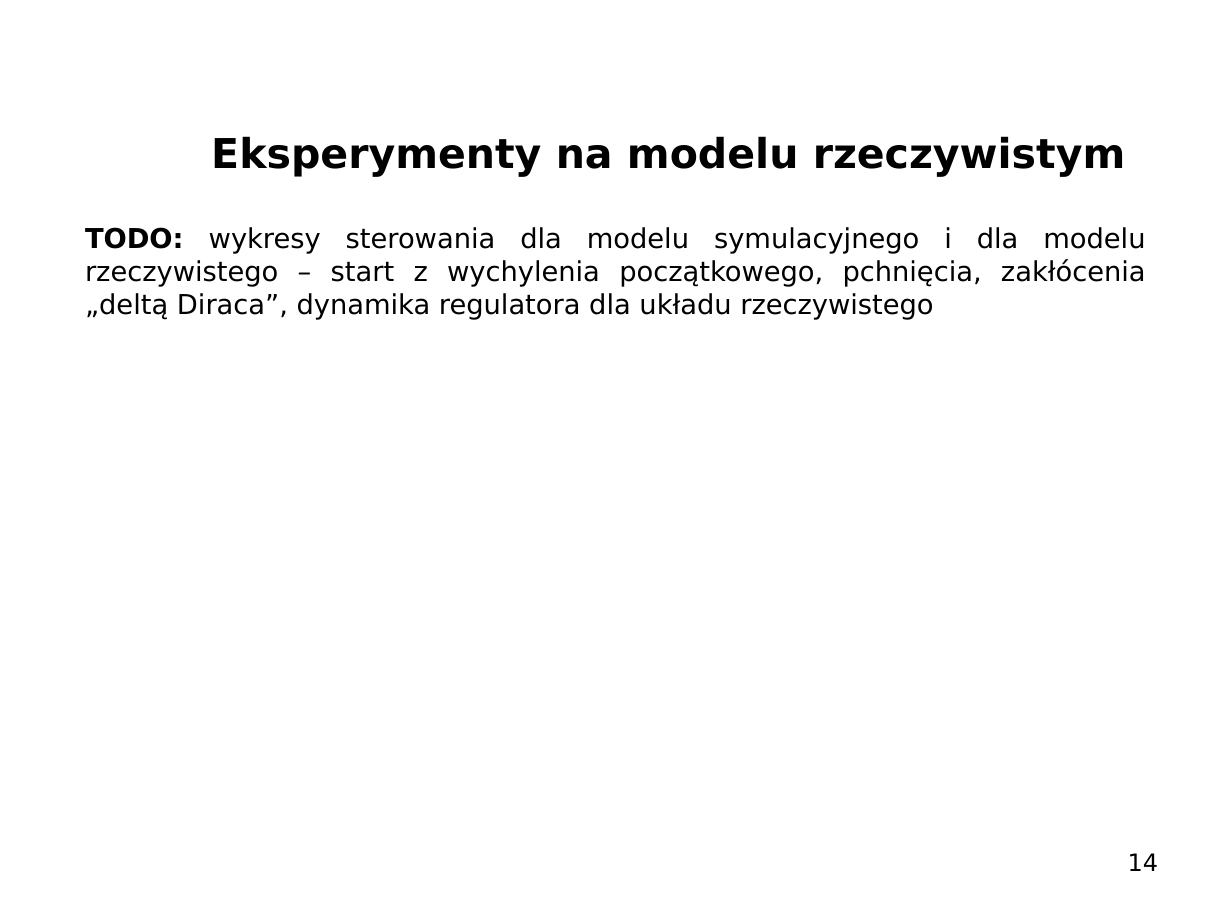
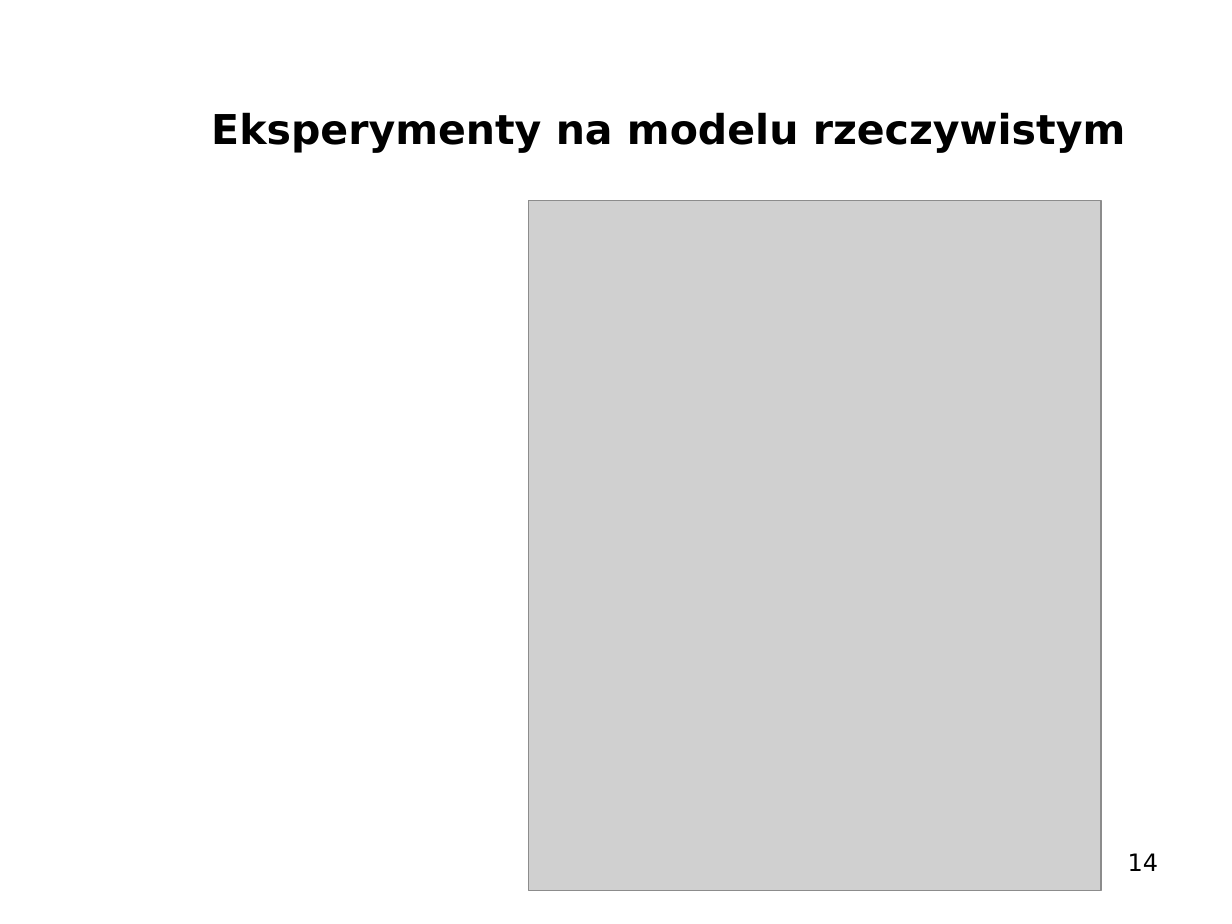
Before and after one commit to WasuMrTomass0/InvertedPendulum, a slide deck: slide 14 of prezentacja_lp1.pptx. Drawn at 1232x924 pixels with LibreOffice and Linux fonts; fonts in the diff are those of the drawing; grey boxes stand for pictures; background and template pictures are left out. Boxes give left, top, right and bottom in pixels: in the first picture for what was removed or moved away, otherwise in the second. Text is boxed around its words. In the diff, an @@ line names an element or a change of style, - is before the commit and + after.

```diff
--- a/prezentacja_lp1.pptx
+++ b/prezentacja_lp1.pptx
@@ title "Eksperymenty na modelu rzeczywistym": place and size @@
-title "Eksperymenty na modelu rzeczywistym" at (211, 136, 1126, 177)
+title "Eksperymenty na modelu rzeczywistym" at (211, 112, 1126, 153)
@@ picture added at (529, 201, 1101, 891) @@
@@ text removed at (85, 227, 1146, 320) @@
-TODO: wykresy sterowania dla modelu symulacyjnego i dla modelu rzeczywistego – start z wychylenia początkowego, pchnięcia, zakłócenia „deltą Diraca”, dynamika regulatora dla układu rzeczywistego
@@ text "www.agh.edu.pl" at (1029, 891, 1232, 924): font DejaVu Sans to Arial @@
```
Also in this commit, not shown: 13 other slides changed, 1 slide added.
